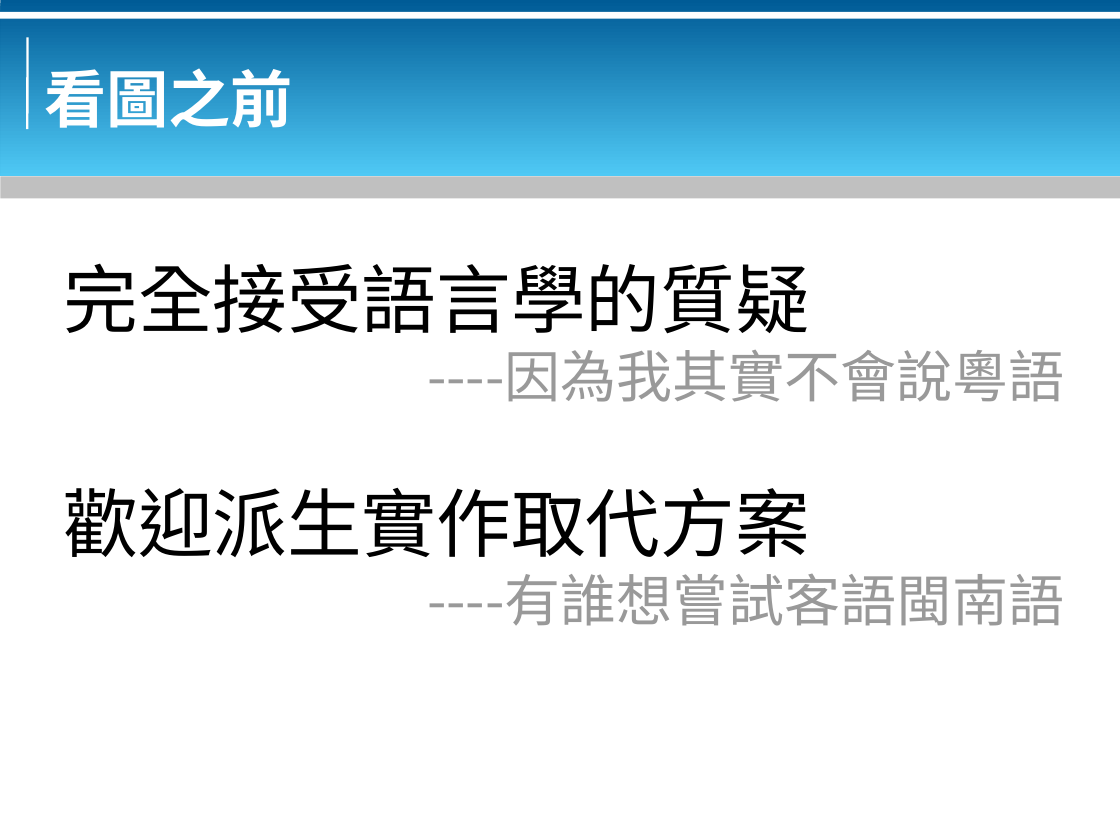
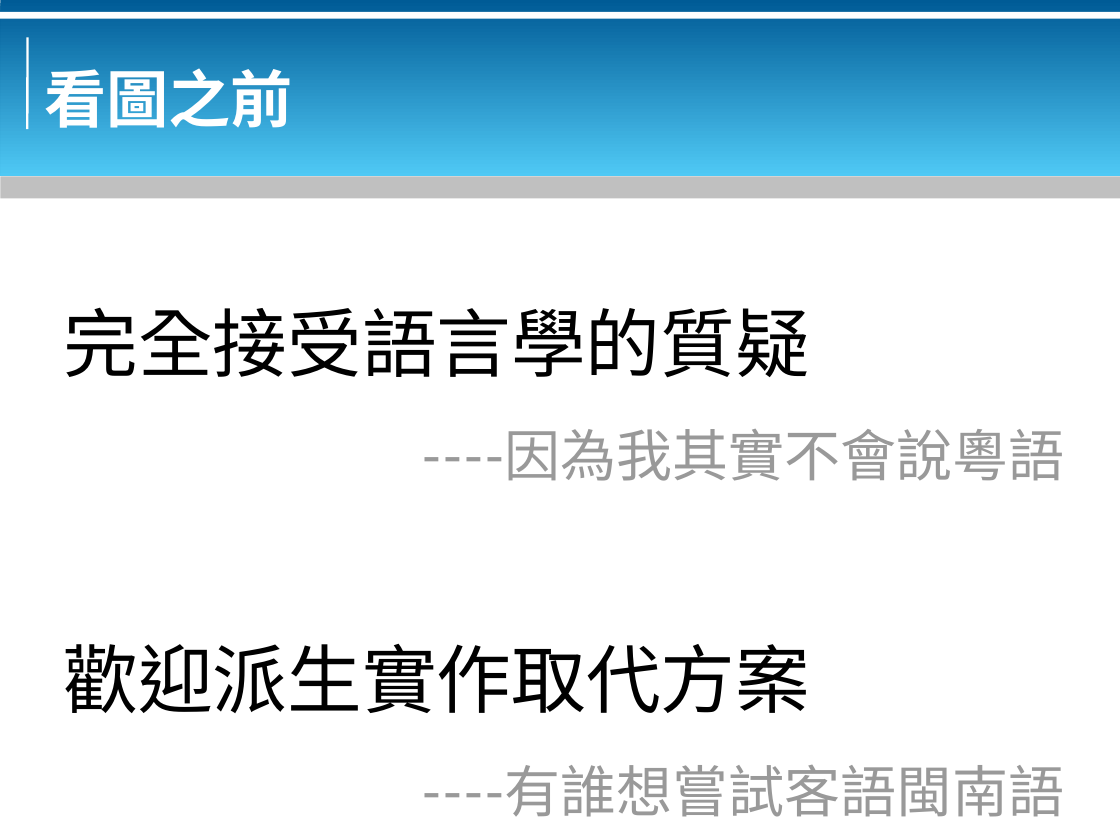
Before and after one commit to bluebat/.presentations, a slide deck: slide 9 of look-at-yue-desktop.odp. Drawn at 1120x840 pixels with LibreOffice and Linux fonts; fonts in the diff are those of the drawing; background and template pictures are left out. Boxes give left, top, right and bottom in pixels: in the first picture for what was removed or moved away, otherwise in the second. Text is boxed around its words. In the diff, an @@ line names an element or a change of style, - is before the commit and + after.

```diff
--- a/look-at-yue-desktop.odp
+++ b/look-at-yue-desktop.odp
@@ text "完全接受語言學的質疑" at (63,307,1065,817): font Noto Sans CJK TC to Lato; line spacing 1 to 1.5 @@
```
Also in this commit, not shown: 8 other slides changed, 2 other files.
